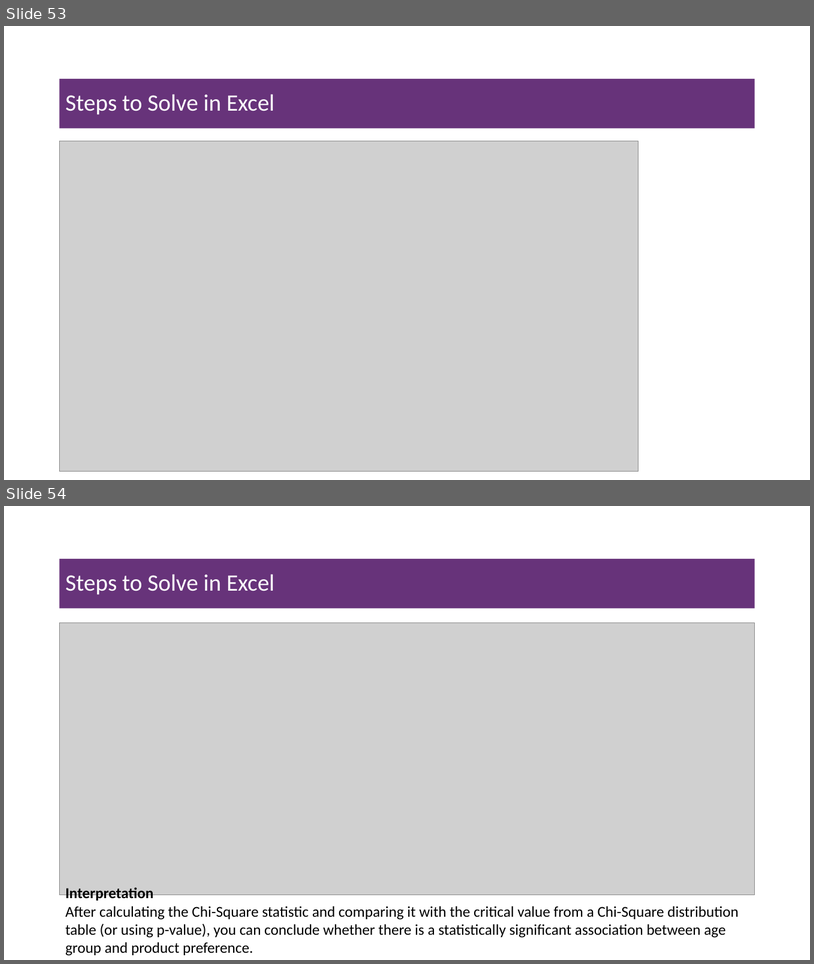
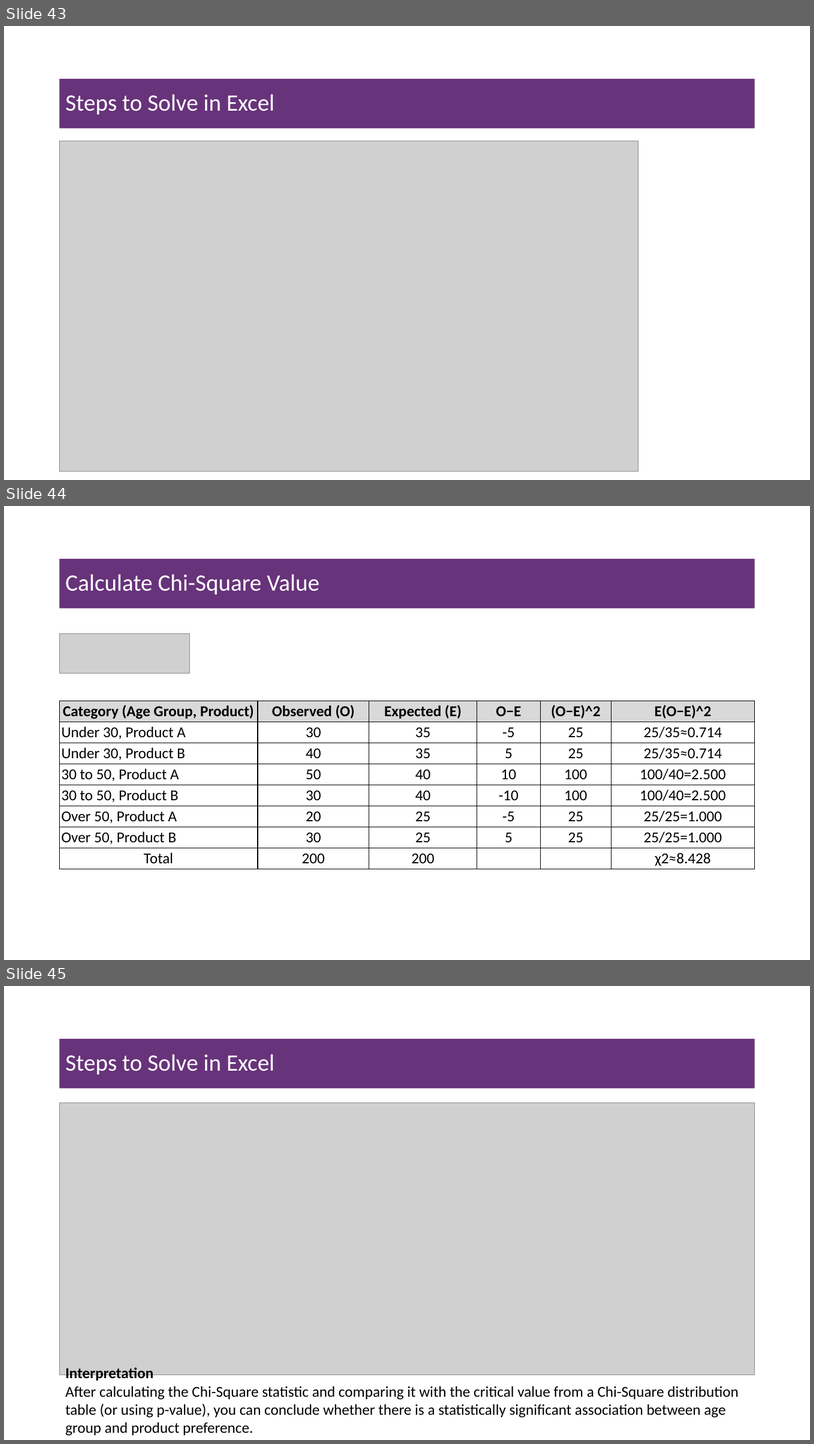
Before and after one commit to msfasha/307102-Descriptive-Statistics-for-Business, a slide deck: Part 2 - Inferential Statisitcs/Part 2.3 - Introduction to Hypothesis Testing/Part 2.3 - Introduction to Hypthesis Testing.pptx. Shown one above the other, each under a label of ours: slides 53 and 54 before the commit, slides 43, 44 and 45 after it. The pictures are 814x964 and 814x1444 pixels, drawn with LibreOffice and Linux fonts; fonts in the diff are those of the drawing; grey boxes stand for pictures; background and template pictures are left out. Boxes give left, top, right and bottom in pixels: in the first picture for what was removed or moved away, otherwise in the second. Text is boxed around its words. In the diff, an @@ line names an element or a change of style, - is before the commit and + after.

Commit message:
modify chi-square

```diff
--- a/Part 2 - Inferential Statisitcs/Part 2.3 - Introduction to Hypothesis Testing/Part 2.3 - Introduction to Hypthesis Testing.pptx
+++ b/Part 2 - Inferential Statisitcs/Part 2.3 - Introduction to Hypothesis Testing/Part 2.3 - Introduction to Hypthesis Testing.pptx
@@ slide 44 added at (4, 506, 810, 960), background #FFFFFF @@
@@ title added at (60, 559, 755, 608), fill #67337A, 28 pt, text #FFFFFF @@
+Calculate Chi-Square Value
@@ picture added at (60, 634, 191, 673) @@
@@ table added at (60, 701, 755, 868), 8 rows, 6 columns @@
+Category (Age Group, Product) | Observed (O) | Expected (E) | O−E | (O−E)^2 | E(O−E)^2
+Under 30, Product A | 30 | 35 | -5 | 25 | 25/35≈0.714
+Under 30, Product B | 40 | 35 | 5 | 25 | 25/35≈0.714
+30 to 50, Product A | 50 | 40 | 10 | 100 | 100/40=2.500
+30 to 50, Product B | 30 | 40 | -10 | 100 | 100/40=2.500
+Over 50, Product A | 20 | 25 | -5 | 25 | 25/25=1.000
+Over 50, Product B | 30 | 25 | 5 | 25 | 25/25=1.000
+Total | 200 | 200 |  |  | χ2≈8.428
@@ what was slide 53 is now slide 43 @@
@@ what was slide 54 is now slide 45 @@
```
Also in this commit, not shown: 4 slides changed, 1 other slide added, 4 slides removed, 2 other files.
